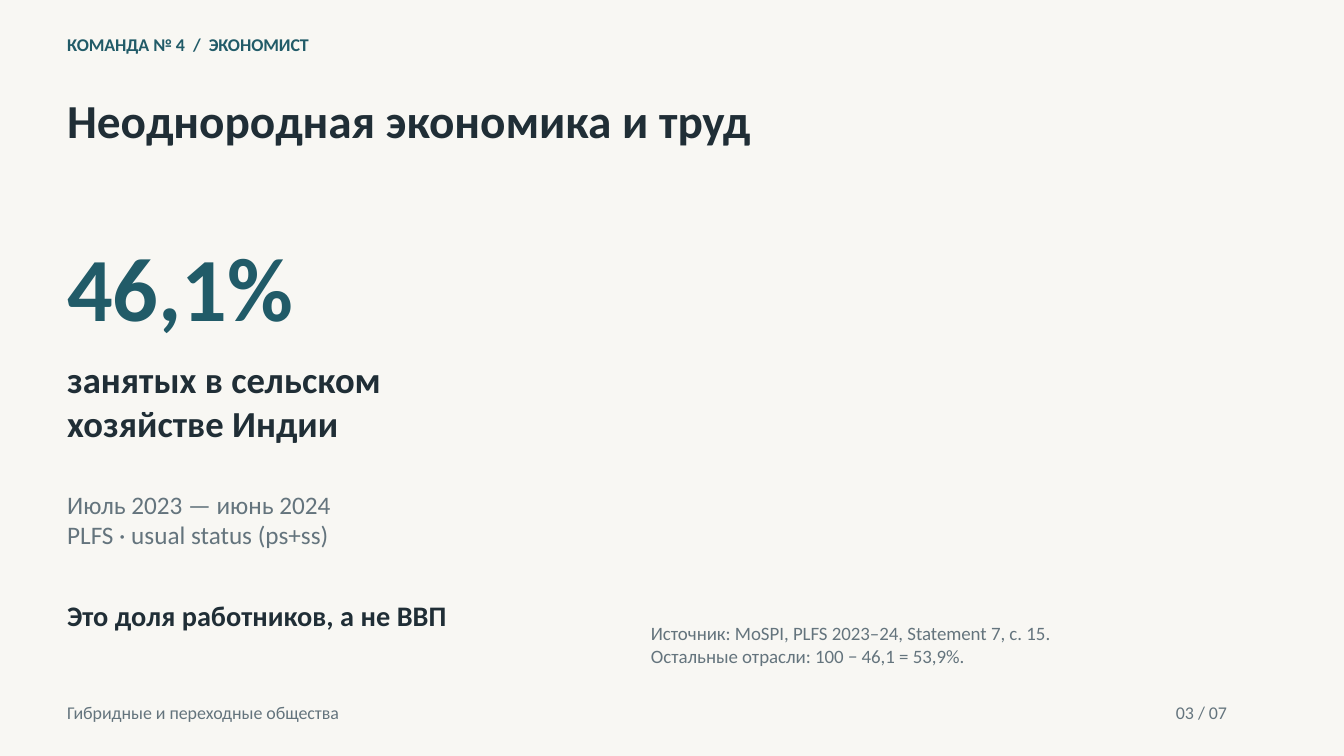
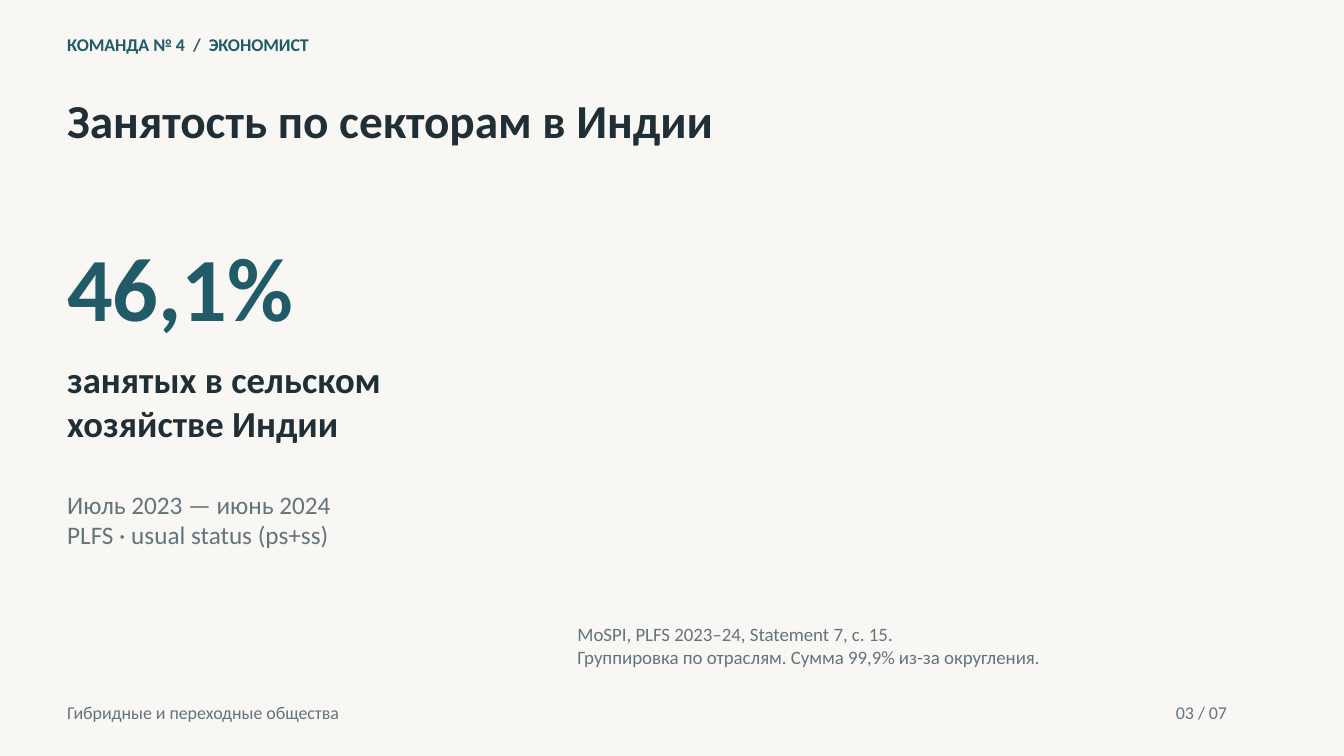
Before and after one commit to TAskMAster339/sociology, a slide deck: slide 3 of output/08 Гибридные и переходные общества.pptx. Drawn at 1344x756 pixels with LibreOffice and Linux fonts; fonts in the diff are those of the drawing. Boxes give left, top, right and bottom in pixels: in the first picture for what was removed or moved away, otherwise in the second. Text is boxed around its words. In the diff, an @@ line names an element or a change of style, - is before the commit and + after.

```diff
--- a/output/08 Гибридные и переходные общества.pptx
+++ b/output/08 Гибридные и переходные общества.pptx
@@ text at [67,107,712,146]: text changed @@
-Неоднородная экономика и труд
+Занятость по секторам в Индии
@@ text removed at [67,606,447,631] @@
-Это доля работников, а не ВВП
@@ text at [577,629,1040,667]: text changed @@
-Источник: MoSPI, PLFS 2023–24, Statement 7, с. 15.
-Остальные отрасли: 100 − 46,1 = 53,9%.
+MoSPI, PLFS 2023–24, Statement 7, с. 15.
+Группировка по отраслям. Сумма 99,9% из-за округления.
```
Also in this commit, not shown: 1 other slide changed, 11 other files.
